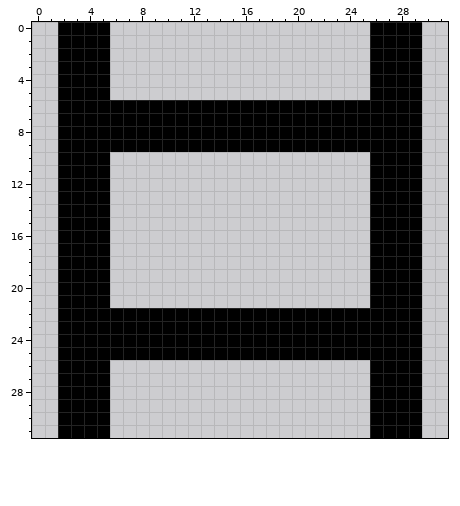
File history of a pixel-art file, assets/ladder.ase. That is the earlier state.
32x32 pixels, 1 frame.
Once edited:
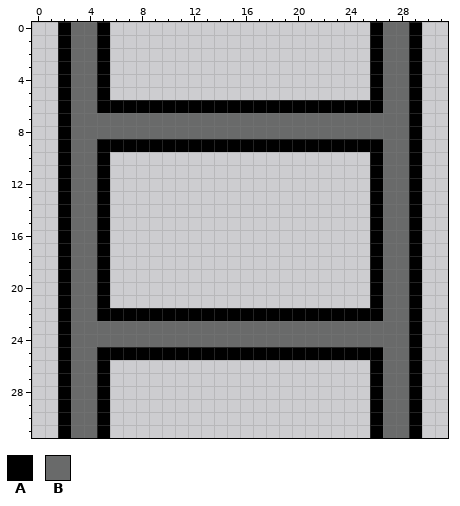
Palette (. is transparent): A #000000  B #696a6a
From old to new:
Changed rows in their new state; - is an unchanged pixel.
first column x 3:
 0 BB----------------------BB
 1 BB----------------------BB
 2 BB----------------------BB
 3 BB----------------------BB
 4 BB----------------------BB
 5 BB----------------------BB
 6 BB----------------------BB
 7 BBBBBBBBBBBBBBBBBBBBBBBBBB
 8 BBBBBBBBBBBBBBBBBBBBBBBBBB
 9 BB----------------------BB
10 BB----------------------BB
11 BB----------------------BB
12 BB----------------------BB
13 BB----------------------BB
14 BB----------------------BB
15 BB----------------------BB
16 BB----------------------BB
17 BB----------------------BB
18 BB----------------------BB
19 BB----------------------BB
20 BB----------------------BB
21 BB----------------------BB
22 BB----------------------BB
23 BBBBBBBBBBBBBBBBBBBBBBBBBB
24 BBBBBBBBBBBBBBBBBBBBBBBBBB
25 BB----------------------BB
26 BB----------------------BB
27 BB----------------------BB
28 BB----------------------BB
29 BB----------------------BB
30 BB----------------------BB
31 BB----------------------BB
Boxes around the changes in both pictures, in picture pixels (x1, y1, x2, y2):
changed: (71, 22, 409, 438)
